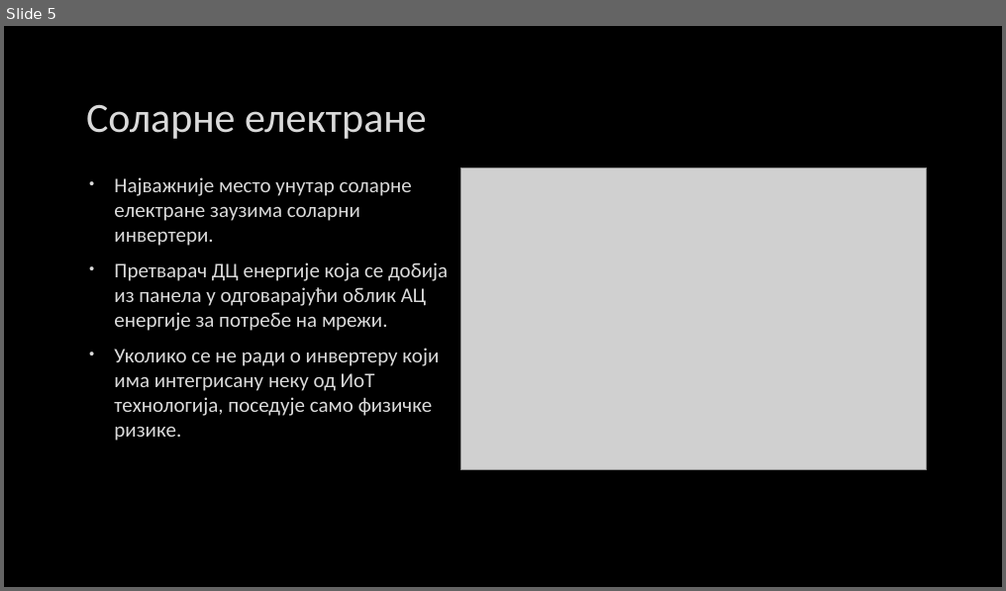
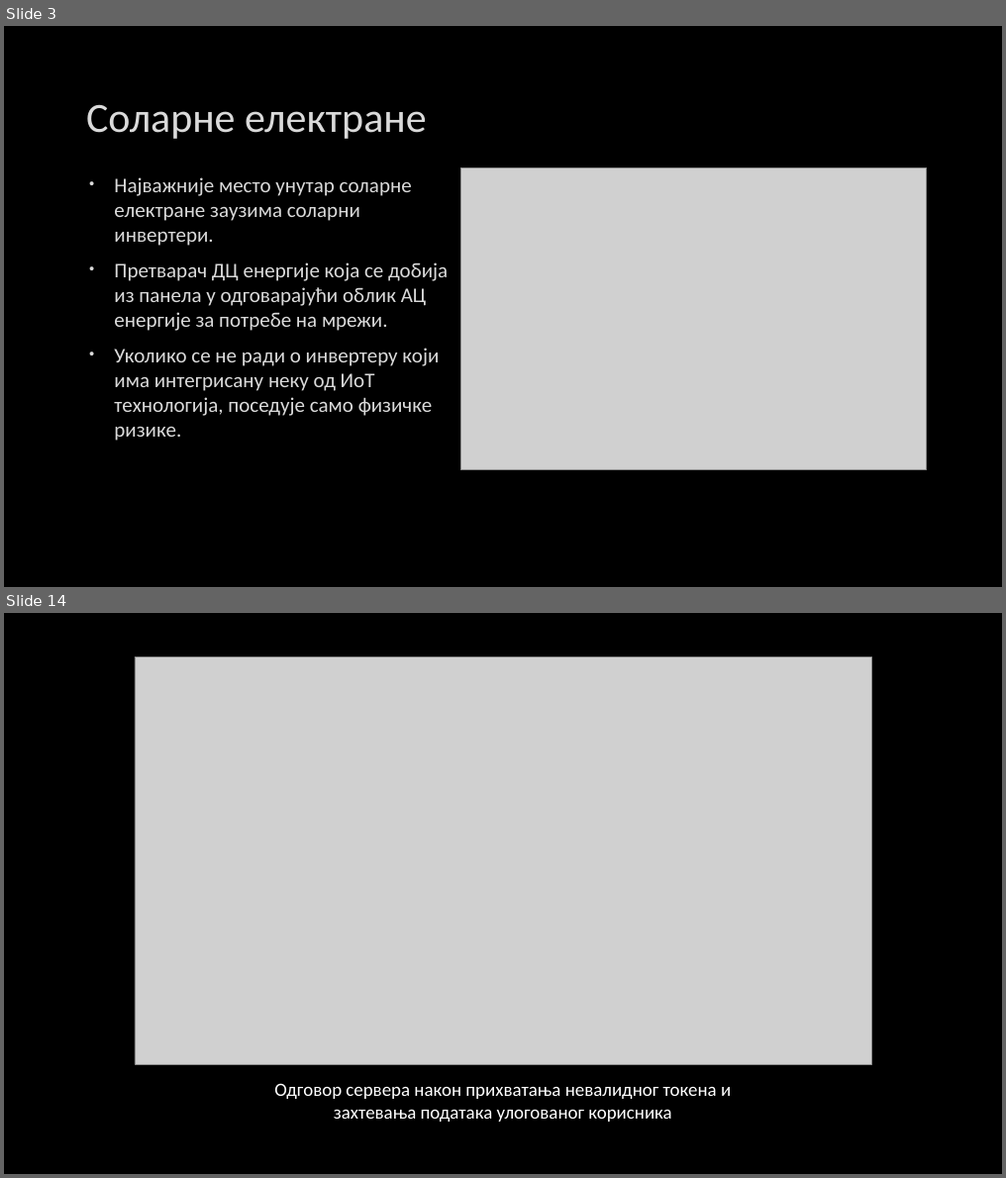
Before and after one commit to Vukasin211/Diplomski-rad, a slide deck: Сајбер безбедност соларних инвертера.pptx. Shown one above the other, each under a label of ours: slide 5 before the commit, slides 3 and 14 after it; the slides between them are not shown. The pictures are 1006x591 and 1006x1178 pixels, drawn with LibreOffice and Linux fonts; fonts in the diff are those of the drawing; grey boxes stand for pictures; background and template pictures are left out. Boxes give left, top, right and bottom in pixels: in the first picture for what was removed or moved away, otherwise in the second. Text is boxed around its words. In the diff, an @@ line names an element or a change of style, - is before the commit and + after.

```diff
--- a/Сајбер безбедност соларних инвертера.pptx
+++ b/Сајбер безбедност соларних инвертера.pptx
@@ slide 14 added at (4,613,1002,1174), background picture (left out) @@
@@ picture added at (135,657,871,1064) @@
@@ text added at (274,1083,731,1122), 18 pt, text #FFFFFF @@
+Одговор сервера након прихватања невалидног токена и захтевања података улогованог корисника
@@ what was slide 5 is now slide 3 @@
```
Also in this commit, not shown: 4 slides changed, 20 other slides added, 10 slides removed, 20 other files.
